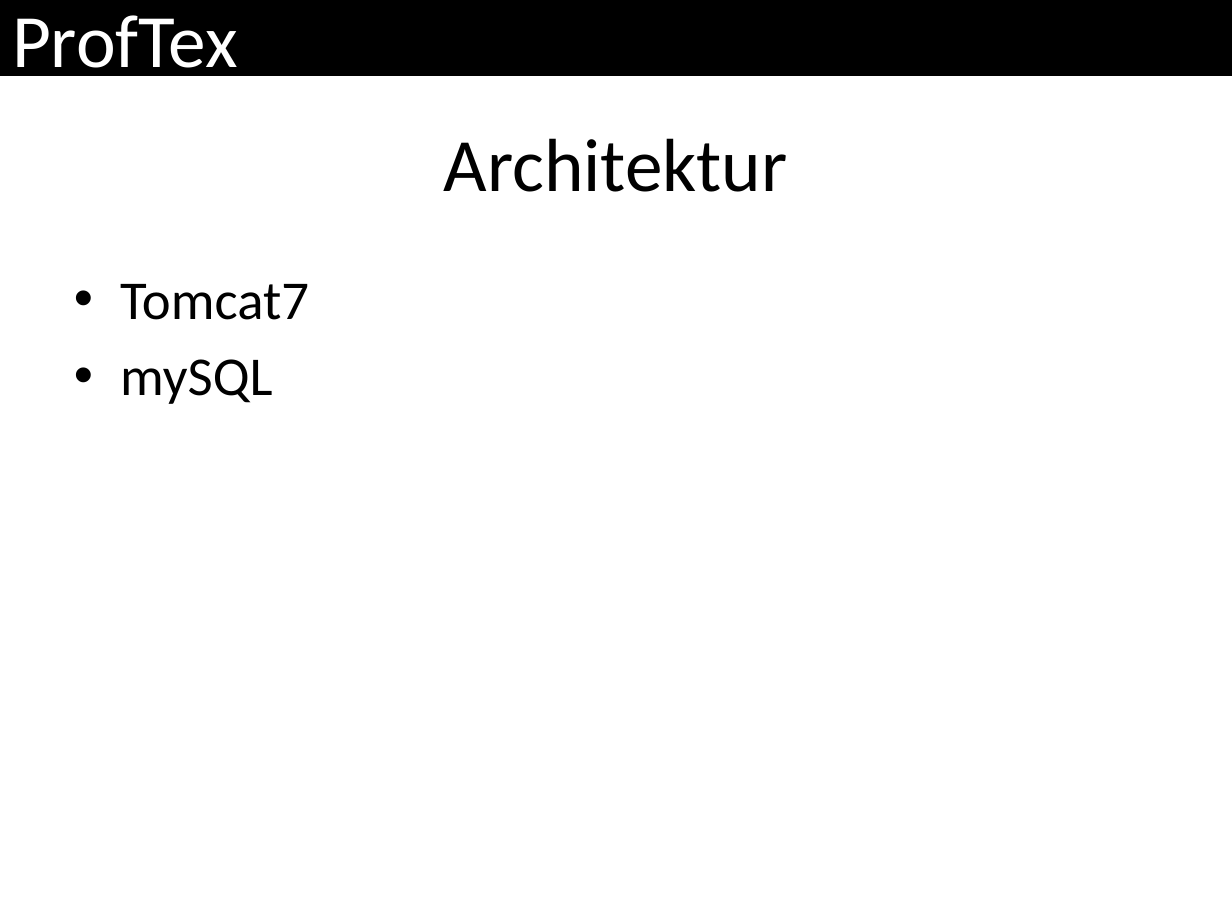
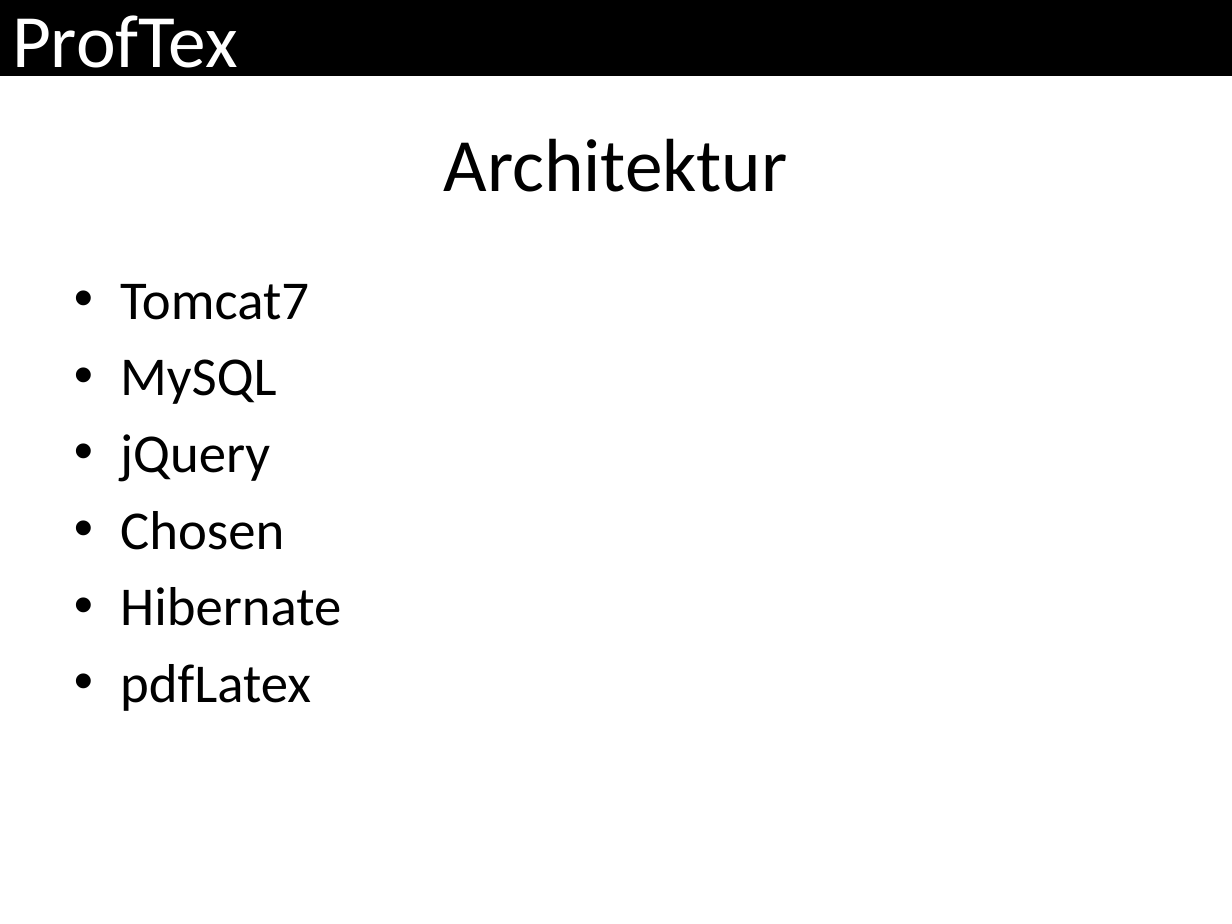
Before and after one commit to ProfTeX/mockup, a slide deck: slide 6 of ProfTeX.pptx (slide 5 before the commit). Drawn at 1232x924 pixels with LibreOffice and Linux fonts; fonts in the diff are those of the drawing. Boxes give left, top, right and bottom in pixels: in the first picture for what was removed or moved away, otherwise in the second. Text is boxed around its words. In the diff, an @@ line names an element or a change of style, - is before the commit and + after.

Commit message:
presentation

```diff
--- a/ProfTeX.pptx
+++ b/ProfTeX.pptx
@@ text at bbox=[120, 359, 341, 711]: text changed @@
-• mySQL
+• MySQL
+• jQuery
+• Chosen
+• Hibernate
+• pdfLatex
```
Also in this commit, not shown: 1 other slide changed, 1 slide added.
